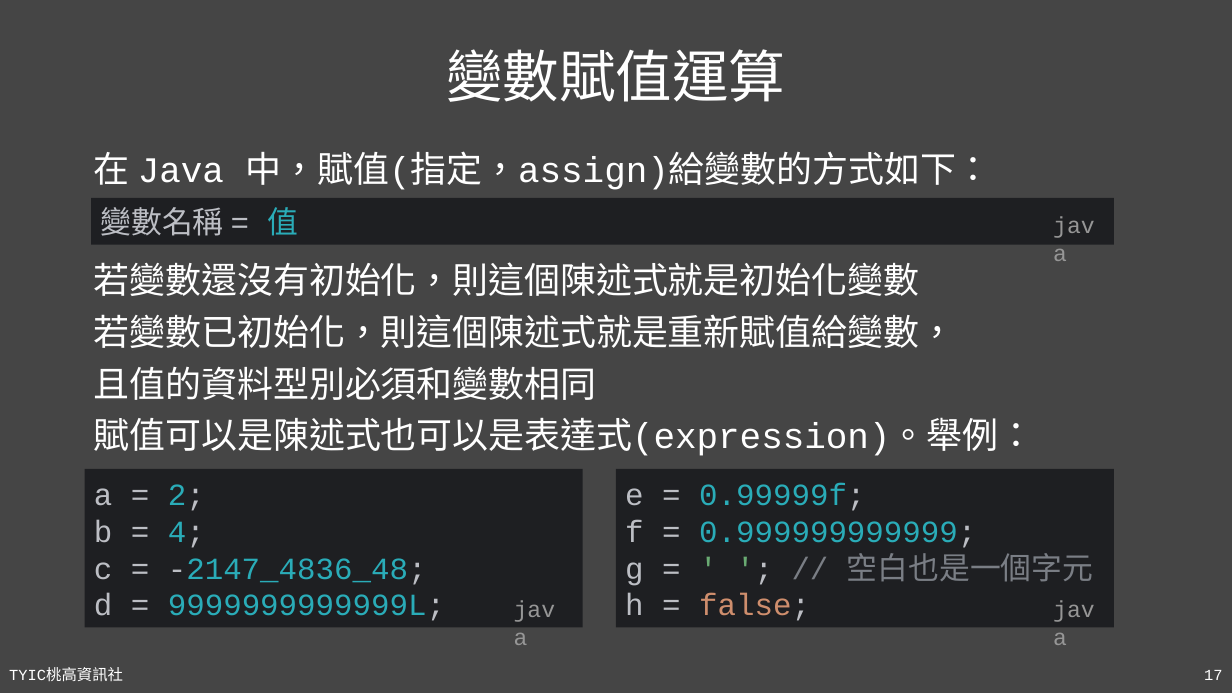
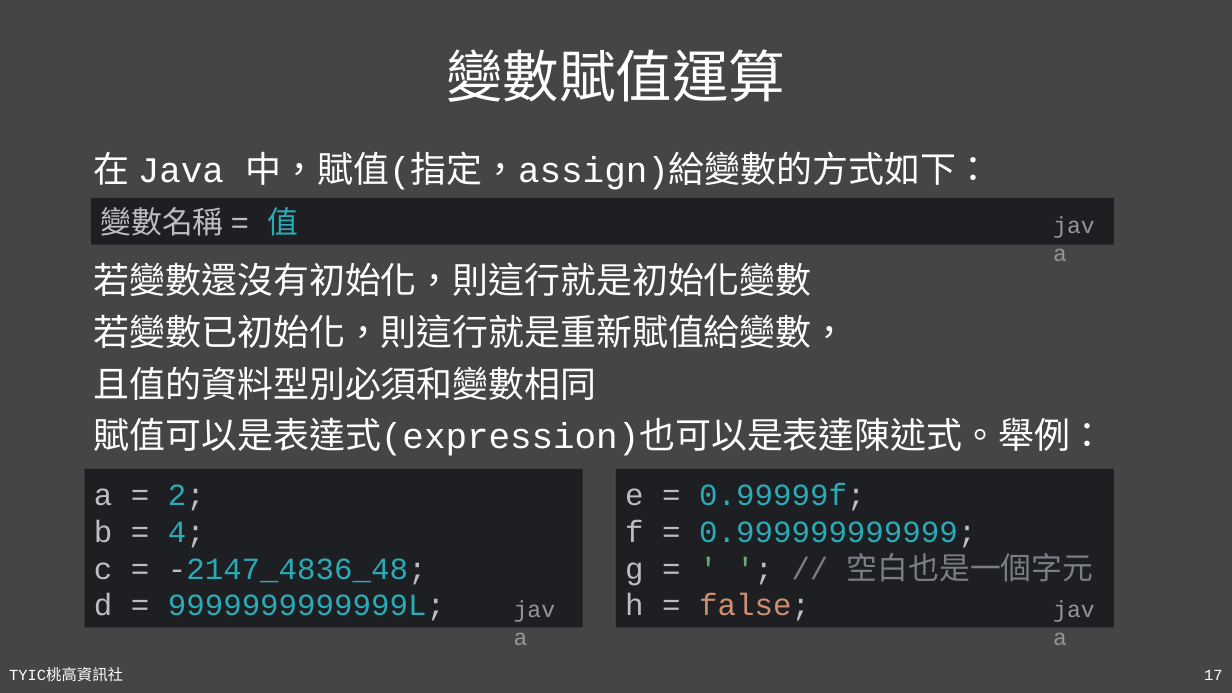
Before and after one commit to TYSHIC/slides, a slide deck: slide 17 of powerpoint/04_初探Java.pptx. Drawn at 1232x693 pixels with LibreOffice and Linux fonts; fonts in the diff are those of the drawing. Boxes give left, top, right and bottom in pixels: in the first picture for what was removed or moved away, otherwise in the second. Text is boxed around its words. In the diff, an @@ line names an element or a change of style, - is before the commit and + after.

```diff
--- a/powerpoint/04_初探Java.pptx
+++ b/powerpoint/04_初探Java.pptx
@@ text at box(94, 262, 848, 348): text changed @@
-若變數還沒有初始化，則這個陳述式就是初始化變數
-若變數已初始化，則這個陳述式就是重新賦值給變數，
+若變數還沒有初始化，則這行就是初始化變數
+若變數已初始化，則這行就是重新賦值給變數，
@@ text at box(94, 417, 1106, 456): text changed @@
-賦值可以是陳述式也可以是表達式(expression)。舉例：
+賦值可以是表達式(expression)也可以是表達陳述式。舉例：
```
Also in this commit, not shown: 7 other slides changed, 2 slides added, 9 other files.
